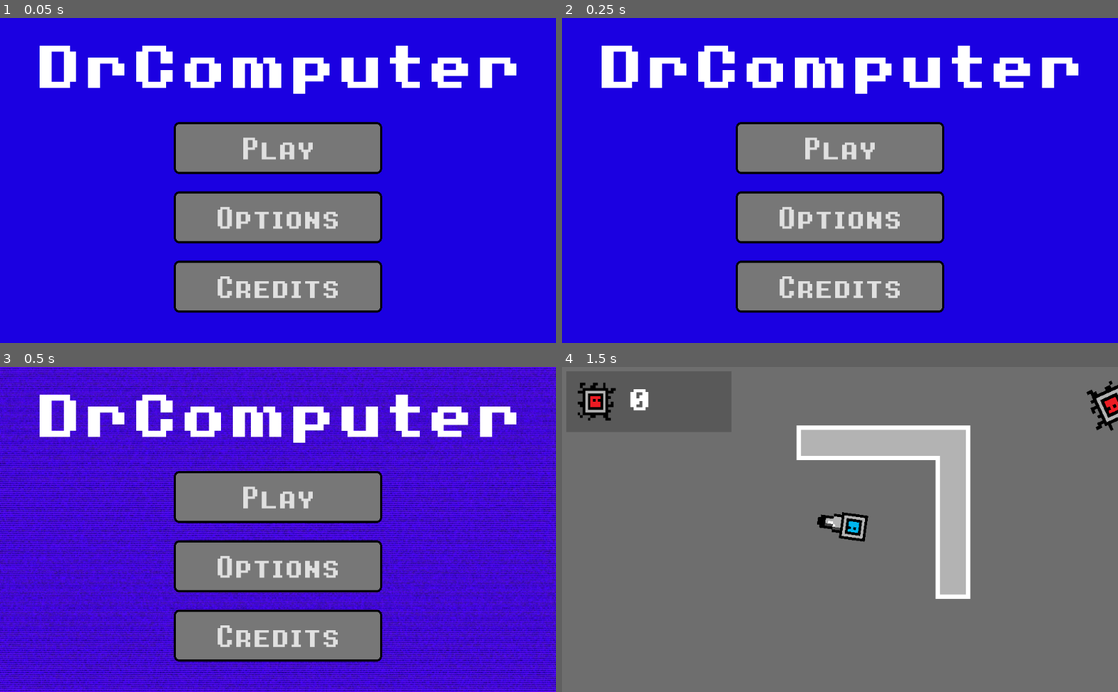
Above: before the commit, frames 1-4 (two rows, left to right).
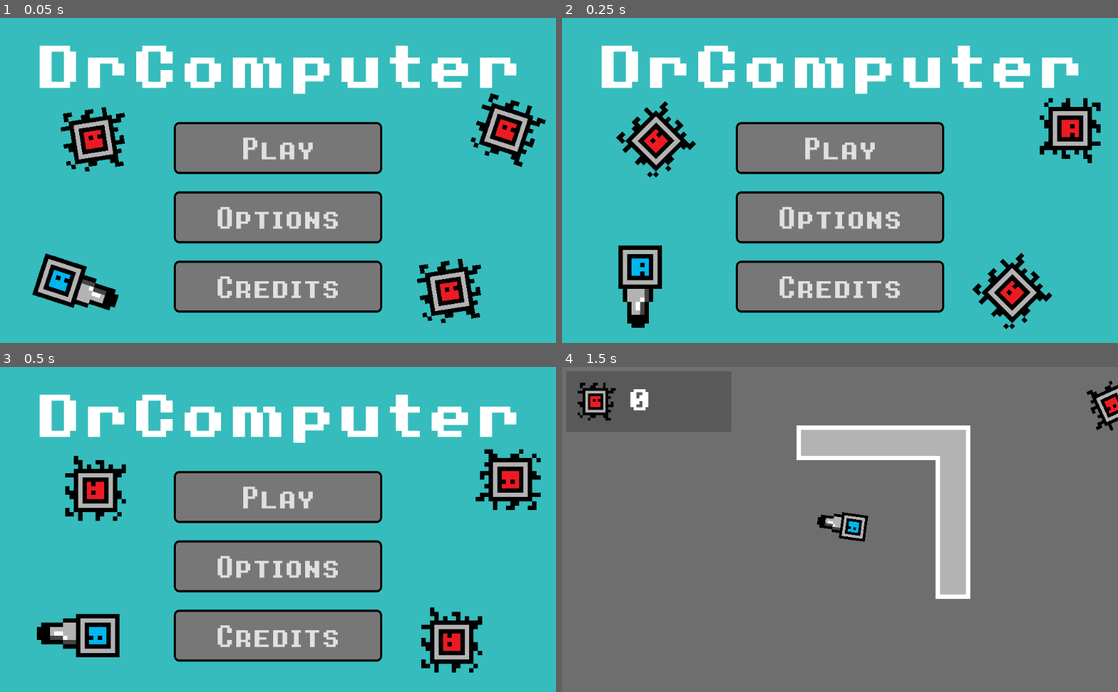
Above: after the commit, the same moments.

Repository: TristanLe07/SoftwareDevelopmentTask4
Game: Godot game, scene res://Menus/Main Menu.tscn
Two runs of this game, one before a commit and one after it. Both use one fixed random seed, a clock stepped at 60 frames per second and the inputs below.
Inputs:
- Up to frame 1 (0.05 s): no input
- Up to frame 2 (0.25 s): no input
- Up to frame 3 (0.5 s): no input
- Up to frame 4 (1.5 s): click "Play" at 0.5 s; click "1" at 1.25 s

The runs differ from the first frame. In frame 1, 78% of the frame differs, in the area x 0-100%, y 0-100%; in frame 2, 78%; in frame 3, 78%; in frame 4, nothing differs.

Commit message:
yes king
YES KING

Diff:
--- a/New Game Project/Menus/Main Menu.tscn
+++ b/New Game Project/Menus/Main Menu.tscn
@@ -6,16 +6,10 @@
 [ext_resource path="res://Fonts/8-bit-operator/8bitOperatorPlusSC-Bold.ttf" type="DynamicFontData" id=4]
 [ext_resource path="res://Fonts/8-bit-operator/8bitOperatorPlus8-Bold.ttf" type="DynamicFontData" id=5]
 [ext_resource path="res://Scripts/Main Menu.gd" type="Script" id=6]
-[ext_resource path="res://Random Images/Blue Background.png" type="Texture" id=7]
-[ext_resource path="res://Random Images/Glitched.jpg" type="Texture" id=8]
-
-[sub_resource type="SpriteFrames" id=1]
-animations = [ {
-"frames": [ ExtResource( 7 ), ExtResource( 7 ), ExtResource( 8 ), ExtResource( 7 ), ExtResource( 7 ), ExtResource( 7 ), ExtResource( 7 ), ExtResource( 8 ), ExtResource( 7 ), ExtResource( 8 ), ExtResource( 7 ), ExtResource( 7 ), ExtResource( 8 ), ExtResource( 7 ), ExtResource( 7 ), ExtResource( 7 ), ExtResource( 7 ), ExtResource( 7 ), ExtResource( 7 ), ExtResource( 8 ), ExtResource( 8 ), ExtResource( 7 ), ExtResource( 7 ), ExtResource( 7 ), ExtResource( 7 ), ExtResource( 7 ), ExtResource( 8 ), ExtResource( 8 ), ExtResource( 8 ), ExtResource( 7 ) ],
-"loop": true,
-"name": "Glitch",
-"speed": 5.0
-} ]
+[ext_resource path="res://assets/character/player (2).png" type="Texture" id=7]
+[ext_resource path="res://assets/character/Enemy (2).png" type="Texture" id=8]
+[ext_resource path="res://Scripts/Menucharacter.gd" type="Script" id=9]
+[ext_resource path="res://Scripts/Enemy(2)2.gd" type="Script" id=10]
 
 [sub_resource type="DynamicFont" id=2]
 size = 50
@@ -32,11 +26,10 @@
 anchor_bottom = 1.0
 script = ExtResource( 6 )
 
-[node name="Sprite" type="AnimatedSprite" parent="."]
-position = Vector2( 512, 300 )
-scale = Vector2( 1.01386, 1.0274 )
-frames = SubResource( 1 )
-animation = "Glitch"
+[node name="ColorRect" type="ColorRect" parent="."]
+margin_right = 1032.0
+margin_bottom = 608.0
+color = Color( 0.215686, 0.741176, 0.741176, 1 )
 
 [node name="PlayButton" type="Button" parent="."]
 margin_left = 320.0
@@ -79,6 +72,30 @@
 align = 1
 valign = 1
 
+[node name="Player(2)" type="Sprite" parent="."]
+position = Vector2( 144, 496 )
+scale = Vector2( 8, 8 )
+texture = ExtResource( 7 )
+script = ExtResource( 9 )
+
+[node name="Enemy(2)" type="Sprite" parent="."]
+position = Vector2( 832, 504 )
+scale = Vector2( 8, 8 )
+texture = ExtResource( 8 )
+script = ExtResource( 10 )
+
+[node name="Enemy(2)2" type="Sprite" parent="."]
+position = Vector2( 176, 224 )
+scale = Vector2( 8, 8 )
+texture = ExtResource( 8 )
+script = ExtResource( 10 )
+
+[node name="Enemy(2)3" type="Sprite" parent="."]
+position = Vector2( 936, 208 )
+scale = Vector2( 8, 8 )
+texture = ExtResource( 8 )
+script = ExtResource( 9 )
+
 [connection signal="pressed" from="PlayButton" to="." method="_on_PlayButton_pressed"]
 [connection signal="pressed" from="ControlsButton" to="." method="_on_ControlsButton_pressed"]
 [connection signal="pressed" from="CreditsButton" to="." method="_on_CreditsButton_pressed"]
--- /dev/null
+++ b/New Game Project/Scripts/Enemy(2)2.gd
@@ -0,0 +1,8 @@
+extends Sprite
+
+func _process(delta):
+
+	# Note: put a minus sign to spin in the opposite direction
+	var degrees_per_second = -180.0
+
+	rotate(delta * deg2rad(degrees_per_second))
--- a/New Game Project/Scripts/Main Menu.gd
+++ b/New Game Project/Scripts/Main Menu.gd
@@ -1,7 +1,4 @@
 extends Control
-
-func _ready():
-	$Sprite.play("Glitch")
 
 func _on_PlayButton_pressed():
 	get_tree().change_scene("res://Menus/LevelSelector.tscn")
--- /dev/null
+++ b/New Game Project/Scripts/Menucharacter.gd
@@ -0,0 +1,8 @@
+extends Sprite
+
+func _process(delta):
+
+	# Note: put a minus sign to spin in the opposite direction
+	var degrees_per_second = 360.0
+
+	rotate(delta * deg2rad(degrees_per_second))
Not shown: 1 places in New Game Project/Menus/Main Menu.tscn that only renumber resources
Not shown, added: New Game Project/rse.png.import
